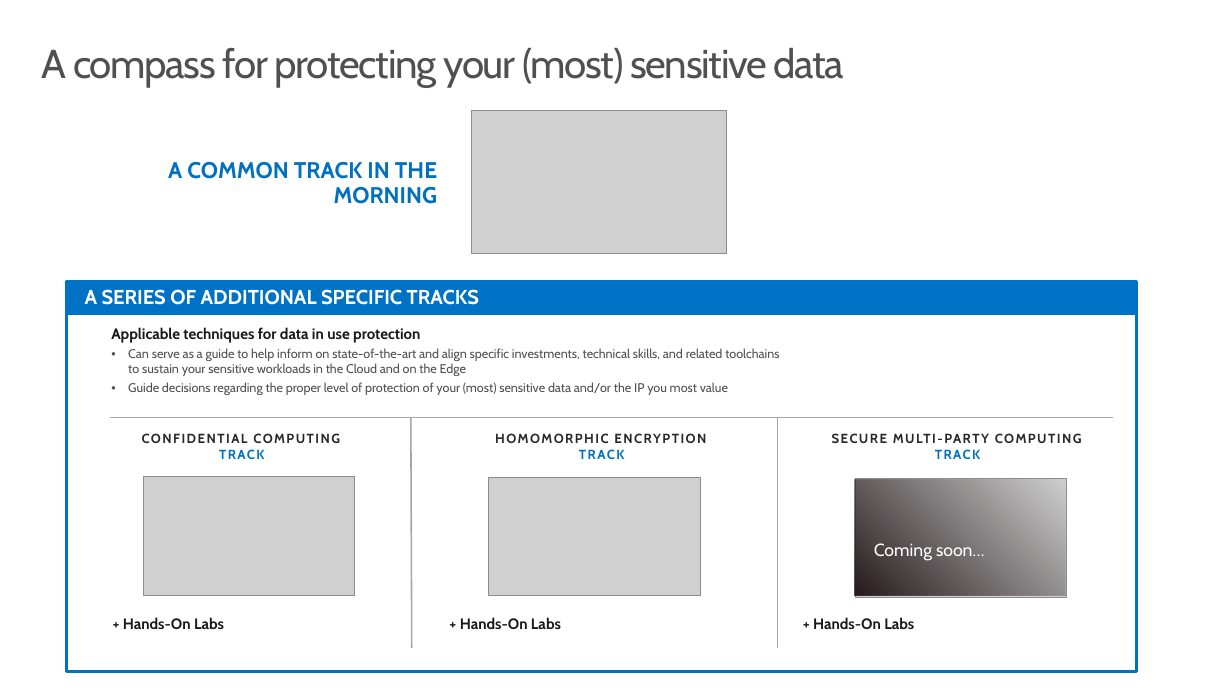
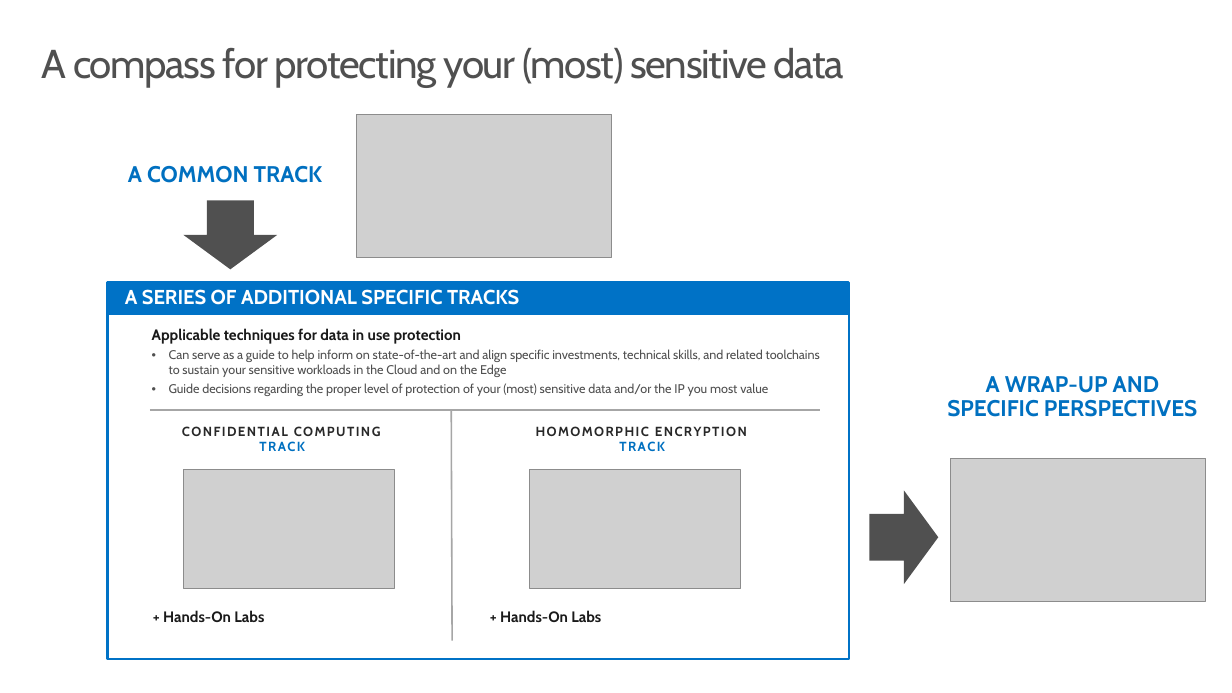
Before and after one commit to microsoft/data-in-use-protection-workshop, a slide deck: slide 5 of decks/Data in use Protection Compass - Introduction.pptx. Drawn at 1232x693 pixels with LibreOffice and Linux fonts; fonts in the diff are those of the drawing; grey boxes stand for pictures. Boxes give left, top, right and bottom in pixels: in the first picture for what was removed or moved away, otherwise in the second. Text is boxed around its words. In the diff, an @@ line names an element or a change of style, - is before the commit and + after.

```diff
--- a/decks/Data in use Protection Compass - Introduction.pptx
+++ b/decks/Data in use Protection Compass - Introduction.pptx
@@ picture: place and size @@
-picture at <box>472,111,727,254</box>
+picture at <box>357,114,611,257</box>
@@ text at <box>128,166,322,183</box>: text changed @@
-A COMMON TRACK IN THE MORNING
+A COMMON TRACK
@@ right arrow added at <box>183,201,277,270</box>, fill #505050 @@
@@ rectangle "A SERIES OF ADDITIONAL SPECIFIC ...": place and size @@
-rectangle "A SERIES OF ADDITIONAL SPECIFIC ..." at <box>67,282,1137,314</box>
+rectangle "A SERIES OF ADDITIONAL SPECIFIC ..." at <box>107,283,849,313</box>
@@ rounded rectangle: place and size @@
-rounded rectangle at <box>67,290,1137,672</box>
+rounded rectangle at <box>107,290,849,659</box>
@@ text "Applicable techniques for data in ...": place and size @@
-text "Applicable techniques for data in ..." at <box>111,327,779,395</box>
+text "Applicable techniques for data in ..." at <box>152,328,820,396</box>
@@ text added at <box>947,376,1197,417</box>, 18 pt, text #0070C0, bold @@
+A WRAP-UP AND SPECIFIC PERSPECTIVES
@@ line moved from (110, 418) - (1113, 418) to (149, 409) - (821, 409) @@
@@ 4 texts, 1 picture, 1 line: place and size @@
-4 texts, 1 picture, 1 line at <box>112,416,738,648</box>
+4 texts, 1 picture, 1 line at <box>152,408,779,640</box>
@@ line removed from (777, 418) to (777, 648) @@
@@ text removed at <box>802,416,1114,477</box> @@
-SECURE MULTI-PARTY COMPUTING TRACK
@@ picture: place and size @@
-picture at <box>143,476,354,595</box>
+picture at <box>183,469,394,588</box>
@@ rectangle removed at <box>854,479,1065,595</box> @@
@@ picture removed at <box>855,478,1066,597</box> @@
@@ picture added at <box>950,458,1205,602</box> @@
@@ right arrow added at <box>870,490,938,584</box>, fill #505050 @@
@@ text removed at <box>874,543,985,560</box> @@
-Coming soon…
@@ text removed at <box>813,617,914,629</box> @@
-+ Hands-On Labs
```
Also in this commit, not shown: 1 other slide changed.
